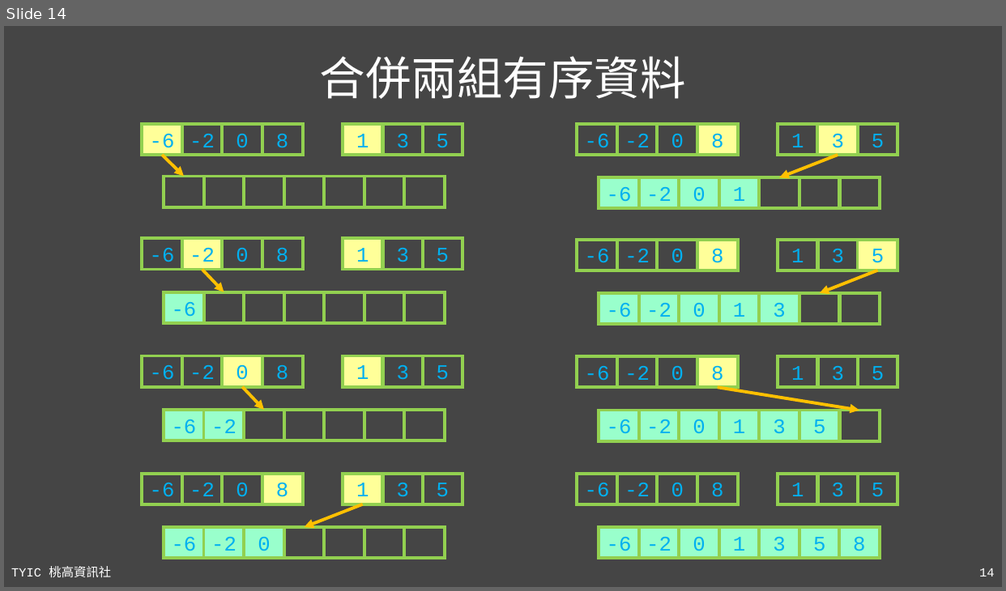
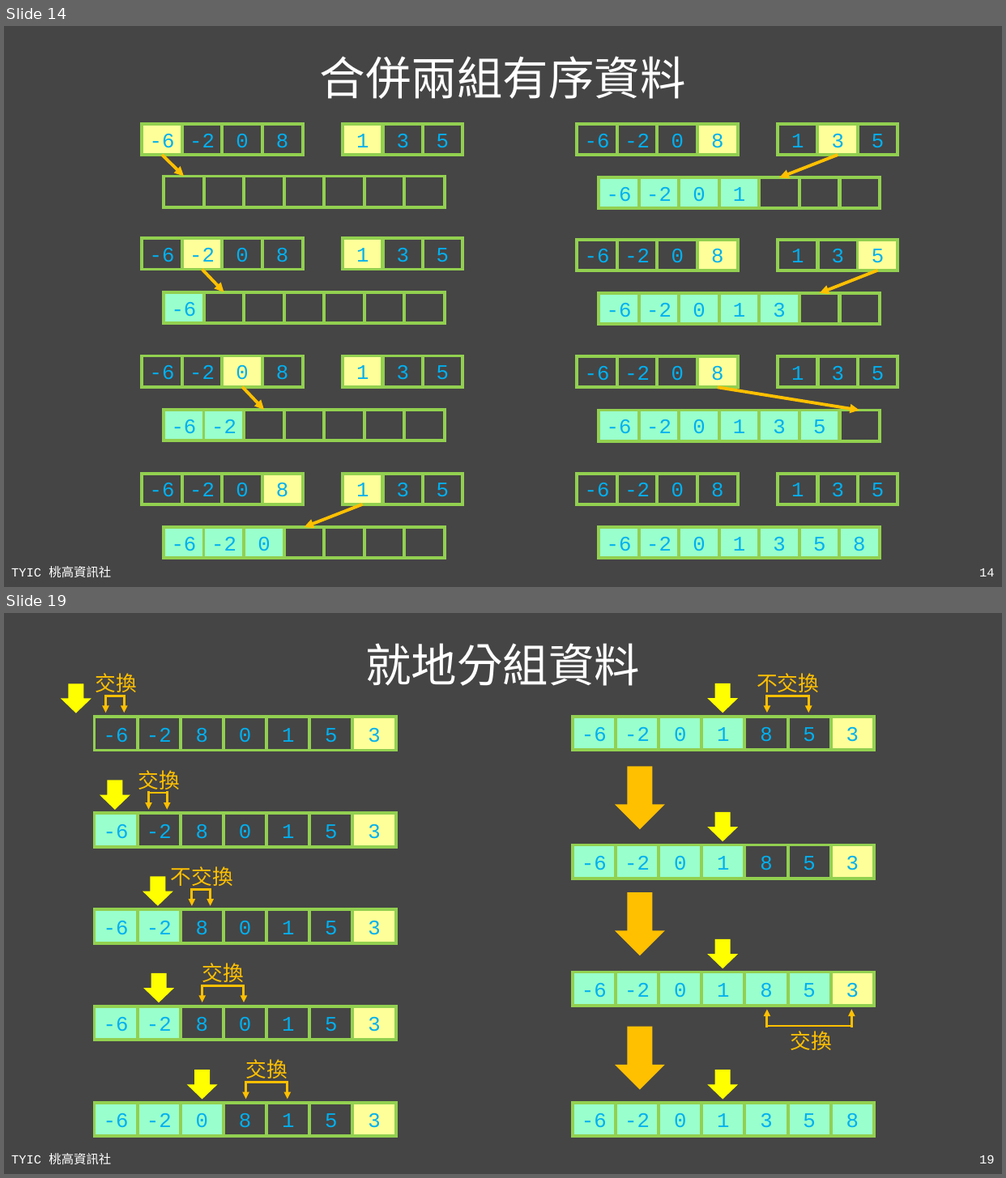
Before and after one commit to TYSHIC/slides, a slide deck: ppt/91_補充：進階資料結構與演算法.pptx. Shown one above the other, each under a label of ours: slide 14 before the commit, slides 14 and 19 after it; the slides between them are not shown. The pictures are 1006x591 and 1006x1178 pixels, drawn with LibreOffice and Linux fonts; fonts in the diff are those of the drawing. Boxes give left, top, right and bottom in pixels: in the first picture for what was removed or moved away, otherwise in the second. Text is boxed around its words. In the diff, an @@ line names an element or a change of style, - is before the commit and + after.

```diff
--- a/ppt/91_補充：進階資料結構與演算法.pptx
+++ b/ppt/91_補充：進階資料結構與演算法.pptx
@@ slide 19 added at (4, 613, 1002, 1174), background #454545; not listed: 2 template elements that a slide beside it also shows @@
@@ title added at (365, 643, 640, 686), 44 pt, text #FFFFFF @@
+就地分組資料
@@ down arrow added at (61, 683, 91, 713), fill #FFFF00 @@
@@ down arrow added at (708, 683, 739, 713), fill #FFFF00 @@
@@ group added at (95, 673, 136, 713): 2 arrows, 1 text, 1 line @@
+交換
@@ group added at (756, 673, 819, 713): 2 arrows, 1 text, 1 line @@
+不交換
@@ group added at (95, 717, 396, 750): 7 rectangles @@
+1
+5
+3
+-2
+8
+0
+-6
@@ group added at (573, 717, 875, 750): 7 rectangles @@
+8
+5
+3
+-2
+0
+1
+-6
@@ down arrow added at (100, 780, 130, 809), fill #FFFF00 @@
@@ down arrow added at (615, 766, 665, 829), fill #FFC000 @@
@@ group added at (138, 770, 179, 810): 2 arrows, 1 text, 1 line @@
+交換
@@ group added at (95, 813, 396, 846): 7 rectangles @@
+1
+5
+3
+-2
+8
+0
+-6
@@ down arrow added at (708, 812, 739, 841), fill #FFFF00 @@
@@ group added at (573, 845, 875, 879): 7 rectangles @@
+8
+5
+3
+-2
+0
+1
+-6
@@ down arrow added at (143, 876, 173, 905), fill #FFFF00 @@
@@ group added at (171, 867, 233, 906): 2 arrows, 1 text, 1 line @@
+不交換
@@ down arrow added at (615, 893, 665, 956), fill #FFC000 @@
@@ group added at (95, 909, 396, 943): 7 rectangles @@
+1
+5
+3
+-2
+8
+0
+-6
@@ down arrow added at (708, 939, 739, 969), fill #FFFF00 @@
@@ down arrow added at (143, 973, 174, 1003), fill #FFFF00 @@
@@ group added at (573, 973, 875, 1006): 7 rectangles @@
+8
+5
+3
+-2
+0
+1
+-6
@@ group added at (202, 963, 244, 1003): 2 arrows, 1 text, 1 line @@
+交換
@@ group added at (95, 1007, 396, 1041): 7 rectangles @@
+1
+5
+3
+-2
+8
+0
+-6
@@ down arrow added at (615, 1027, 665, 1090), fill #FFC000 @@
@@ group added at (767, 1010, 851, 1050): 2 arrows, 1 text, 1 line @@
+交換
@@ down arrow added at (187, 1071, 217, 1100), fill #FFFF00 @@
@@ down arrow added at (708, 1071, 739, 1100), fill #FFFF00 @@
@@ group added at (245, 1059, 288, 1100): 2 arrows, 1 text, 1 line @@
+交換
@@ group added at (95, 1103, 396, 1137): 7 rectangles @@
+1
+5
+3
+-2
+0
+8
+-6
@@ group added at (573, 1103, 875, 1137): 7 rectangles @@
+3
+5
+8
+-2
+0
+1
+-6
```
Also in this commit, not shown: 2 slides changed, 3 other slides added, 21 other files.
